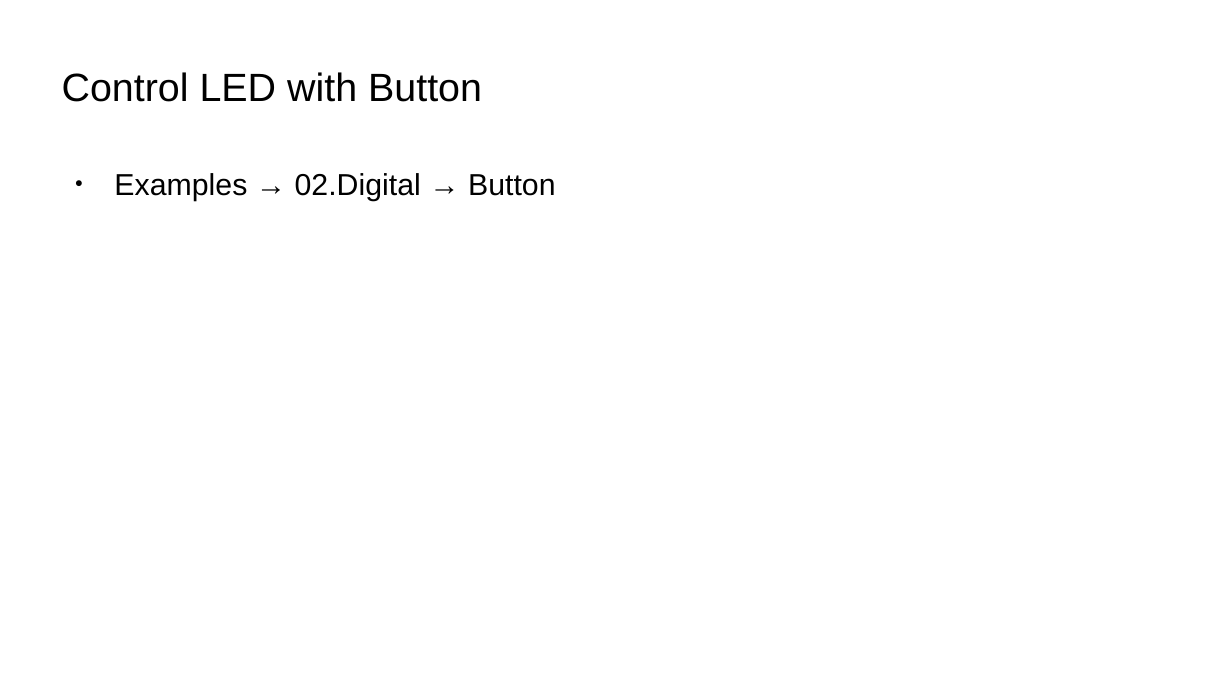
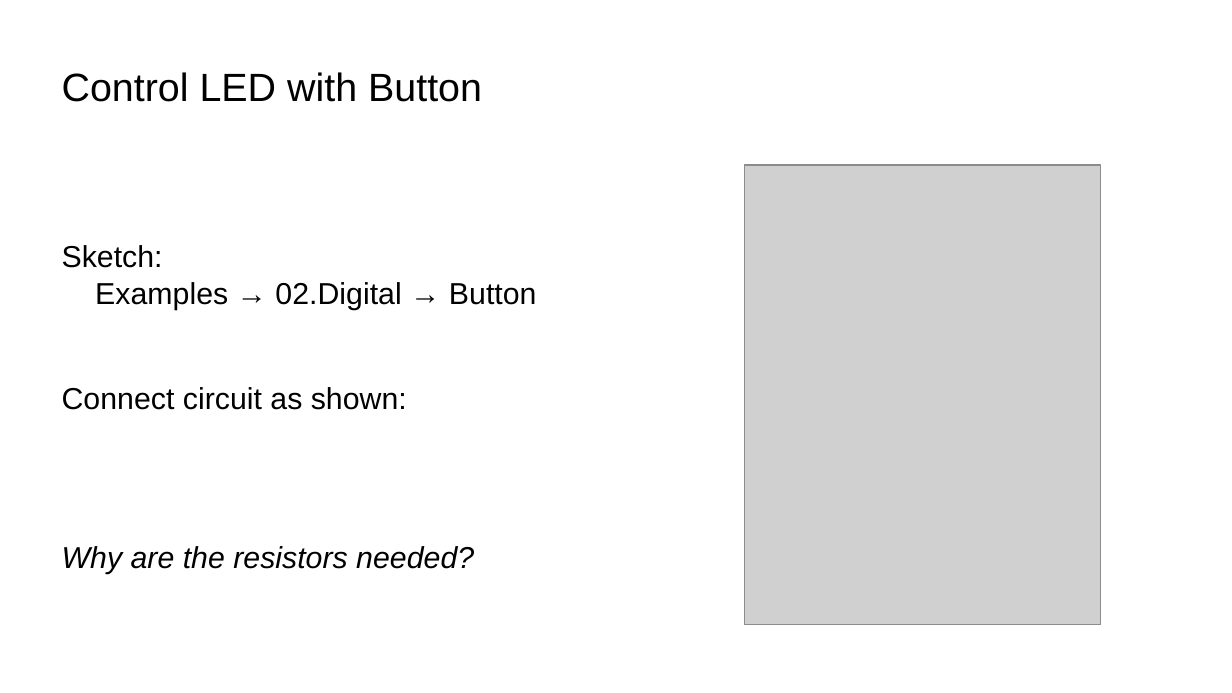
Before and after one commit to bradakelly/ArduinoDevelopmentWorkshop, a slide deck: slide 6 of CourseSlideshow.odp. Drawn at 1232x693 pixels with LibreOffice and Linux fonts; fonts in the diff are those of the drawing; grey boxes stand for pictures; background and template pictures are left out. Boxes give left, top, right and bottom in pixels: in the first picture for what was removed or moved away, otherwise in the second. Text is boxed around its words. In the diff, an @@ line names an element or a change of style, - is before the commit and + after.

Commit message:
Added initial circuits slides

```diff
--- a/CourseSlideshow.odp
+++ b/CourseSlideshow.odp
@@ picture added at box(745, 165, 1100, 625) @@
@@ text at box(62, 245, 537, 574): text changed @@
-● Examples → 02.Digital → Button
+Sketch:
+Examples → 02.Digital → Button
+Connect circuit as shown:
+Why are the resistors needed?
```
Also in this commit, not shown: 1 other slide changed, 5 slides added, 3 slides removed.
